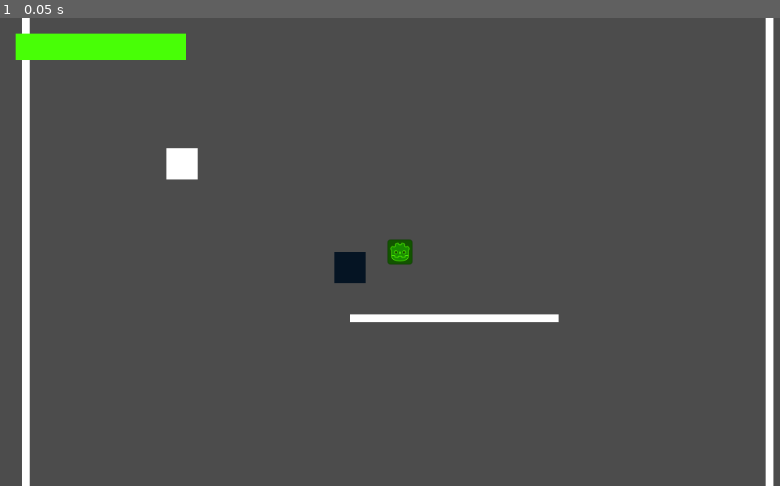
Above: before the commit, frame 1.
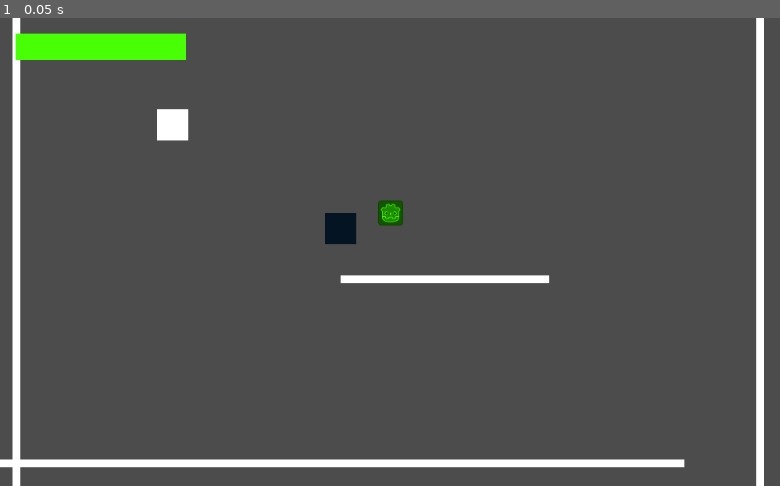
Above: after the commit, the same moment.

Repository: ShirleyNekoDev/GameJam-PortalBrawler
Game: Godot game, scene res://game/game.tscn
Two runs of this game, one before a commit and one after it. Both use one fixed random seed, a clock stepped at 60 frames per second and the inputs below.
Inputs:
- Up to frame 1 (0.05 s): no input

The runs differ from the first frame. In frame 1, 8.2% of the frame differs, in the area x 0-100%, y 0-100%.

Commit message:
Add hitting other players

Diff:
--- a/examples/physics_projectile/physics_projectile.gd
+++ b/examples/physics_projectile/physics_projectile.gd
@@ -2,6 +2,7 @@
 
 var direction: Vector2
 var owned_by: Node2D
+var item: Item
 const speed = 500
 
 #puppet var override_position: Vector2
@@ -43,3 +44,6 @@
 	#	state.transform = Transform2D(override_rotation, override_position)
 	#	state.angular_velocity = override_angular_velocity
 	#	state.linear_velocity = override_linear_velocity
+
+func get_active_item():
+	return item
--- a/game/game.gd
+++ b/game/game.gd
@@ -17,10 +17,11 @@
 		peer.create_server(port, max_players)
 		get_tree().connect("network_peer_connected", self, "server_player_connected")
 		get_tree().connect("network_peer_disconnected", self, "server_player_disconnected")
-		if not is_dedicated:
-			register_player(1, null, {})
 
 	get_tree().set_network_peer(peer)
+
+	if not is_client and not is_dedicated:
+		register_player(1, null, {})
 
 func client_note_disconnected():
 	print("Server disconnected from player, exiting ...")
@@ -81,10 +82,6 @@
 remotesync func unregister_player(player_id: int):
 	remove_child(get_node(String(player_id)))
 
-func update_health(health):
-	if health >= 0:
-		$CanvasLayer/HealthbarBackground/Healthbar.rect_scale = Vector2(health, 1)
-
 func _on_BottomlessPit_body_entered(body):
 	if body.is_in_group("players"):
 		print("Hit")
--- /dev/null
+++ b/items/HandItem.gd
@@ -0,0 +1,15 @@
+extends Item
+class_name HandItem
+
+var radius
+var allowed_angle
+
+func _init(damage, radius, allowed_angle).(damage):
+	self.radius = radius
+	self.allowed_angle = allowed_angle
+
+func get_radius():
+	return radius
+
+func get_allowed_angle():
+	return allowed_angle
--- /dev/null
+++ b/items/Item.gd
@@ -0,0 +1,10 @@
+extends Object
+class_name Item
+
+var damage
+
+func _init(damage):
+	self.damage = damage
+
+func get_damage():
+	return damage
--- a/player/player.gd
+++ b/player/player.gd
@@ -6,15 +6,17 @@
 var id
 var color: Color setget set_color
 var health = 1.0
-
-signal health_changed(new_health)
+var hand_item = HandItem.new(0.1, 50, PI / 4)
+var gun_item = Item.new(0.03)
+
+signal health_changed(player, new_health)
 
 func _ready():
 	rset_config("position", MultiplayerAPI.RPC_MODE_REMOTESYNC)
 	set_process(true)
 	randomize()
 	position = spawn
-
+	$Camera2D.current = is_network_master()
 
 	# pick our color, even though this will be called on all clients, everyone
 	# else's random picks will be overriden by the first sync_state from the master
@@ -33,11 +35,18 @@
 	if is_network_master():
 		if Input.is_action_just_pressed("ui_accept"):
 			rpc("spawn_box", position)
-		if Input.is_mouse_button_pressed(BUTTON_LEFT):
-			var direction = -(get_viewport().size / 2 - get_viewport().get_mouse_position()).normalized()
-			rpc("spawn_projectile", position, direction, Uuid.v4())
+		if Input.is_mouse_button_pressed(BUTTON_RIGHT):
+			rpc("spawn_projectile", position, get_mouse_direction(), Uuid.v4())
 
 		do_movement(delta)
+
+func _input(event):
+	if event is InputEventMouseButton and event.button_index == BUTTON_LEFT and event.pressed:
+		print("Hand")
+		do_hit(position, get_mouse_direction(), Uuid.v4())
+
+func get_mouse_direction():
+	return -(get_viewport().size / 2 - get_viewport().get_mouse_position()).normalized()
 
 const gravity_acceleration = 2000
 const max_speed = 1000
@@ -167,22 +176,46 @@
 	projectile.position = position
 	projectile.direction = direction
 	projectile.owned_by = self
+	projectile.item = gun_item
 	get_parent().add_child(projectile)
 	return projectile
+
+func do_hit(position, direction: Vector2, name):
+	var all = get_tree().get_nodes_in_group("players")
+	for player in all:
+		if player != self:
+			var distance = position.distance_to(player.position)
+			var vector_hit = (position - player.position).normalized()
+			var angle = abs(direction.angle_to(vector_hit))
+			if distance < hand_item.get_radius() and angle < hand_item.get_allowed_angle():
+				rpc("hit", player.id)
 
 remotesync func spawn_box(position):
 	var box = preload("res://examples/block/block.tscn").instance()
 	box.position = position
 	get_parent().add_child(box)
 
-remotesync func hit(element: Node):
-	print("health loss")
-	if element.is_in_group("projectiles"):
-		health -= element.get_damage()
-		emit_signal("health_changed", health)
+func get_active_item():
+	return hand_item
+
+remotesync func hit(element):
+	if element is Node and element.is_in_group("projectiles"):
+		receive_damage(element)
 		element.queue_free()
-		if health <= 0:
-			pass
+	elif typeof(element) == TYPE_INT:
+		var others = get_tree().get_nodes_in_group("players")
+		for other in others:
+			print(other.id)
+			print(element)
+			if other.id == element:
+				receive_damage(other)
+				break
+
+func receive_damage(element):
+	health -= element.get_active_item().get_damage()
+	emit_signal("health_changed", self, health)
+	if health <= 0:
+		rpc("die_and_respawn", self)
 
 remotesync func die_and_respawn(player: Player):
 	if (player == self):
--- a/player/player.tscn
+++ b/player/player.tscn
@@ -19,7 +19,6 @@
 shape = SubResource( 1 )
 
 [node name="Camera2D" type="Camera2D" parent="."]
-current = true
 
 [node name="is_jump_allowed" type="ColorRect" parent="Camera2D"]
 visible = false
--- a/project.godot
+++ b/project.godot
@@ -9,12 +9,24 @@
 config_version=4
 
 _global_script_classes=[ {
+"base": "Item",
+"class": "HandItem",
+"language": "GDScript",
+"path": "res://items/HandItem.gd"
+}, {
+"base": "Object",
+"class": "Item",
+"language": "GDScript",
+"path": "res://items/Item.gd"
+}, {
 "base": "KinematicBody2D",
 "class": "Player",
 "language": "GDScript",
 "path": "res://player/player.gd"
 } ]
 _global_script_class_icons={
+"HandItem": "",
+"Item": "",
 "Player": ""
 }
 
